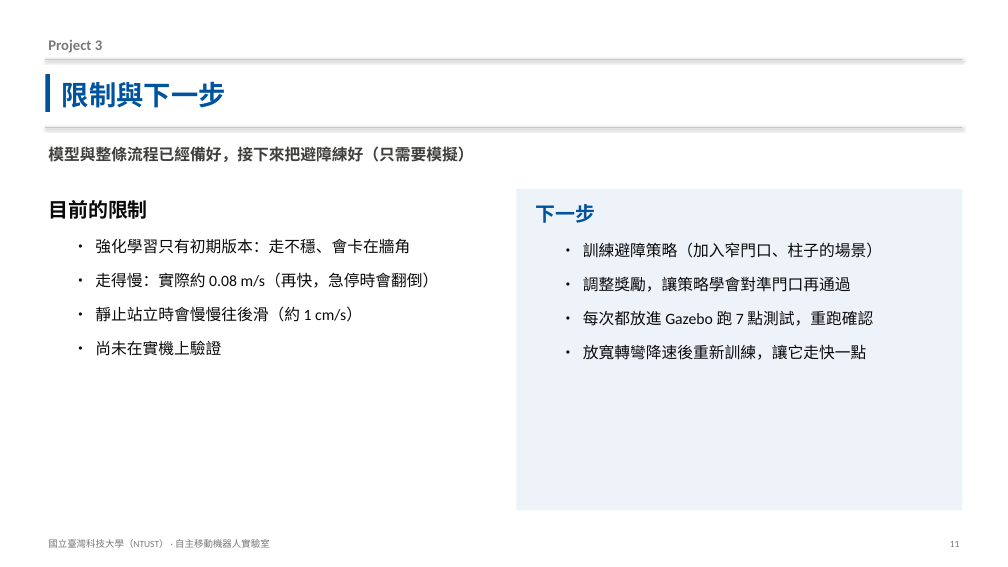
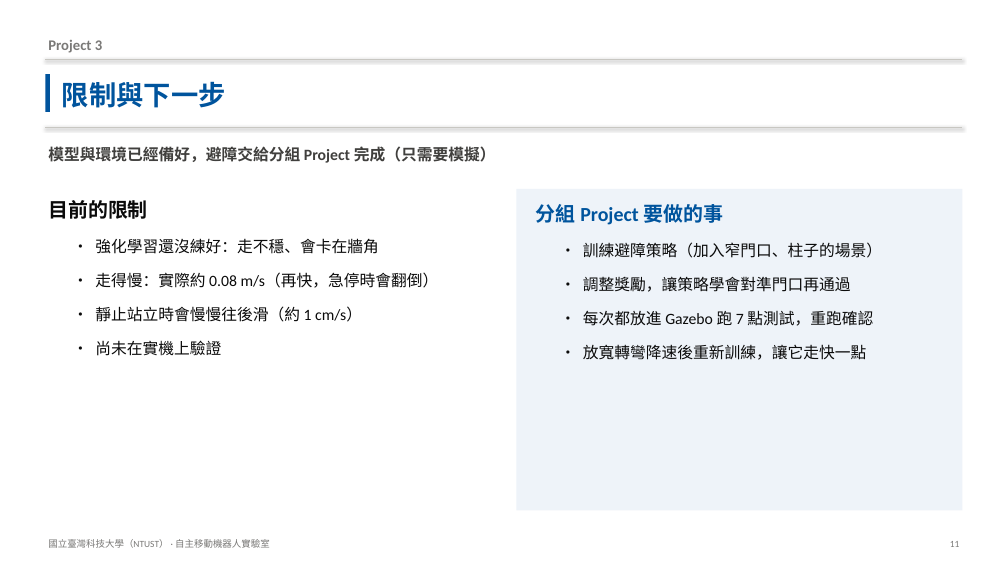
Before and after one commit to Anny1007/dogzilla-s1-sim, a slide deck: slide 11 of docs/DOGZILLA_專案簡報.pptx. Drawn at 1008x567 pixels with LibreOffice and Linux fonts; fonts in the diff are those of the drawing. Boxes give left, top, right and bottom in pixels: in the first picture for what was removed or moved away, otherwise in the second. Text is boxed around its words. In the diff, an @@ line names an element or a change of style, - is before the commit and + after.

```diff
--- a/docs/DOGZILLA_專案簡報.pptx
+++ b/docs/DOGZILLA_專案簡報.pptx
@@ text at <box>48,146,496,163</box>: text changed @@
-模型與整條流程已經備好，接下來把避障練好（只需要模擬）
+模型與環境已經備好，避障交給分組 Project 完成（只需要模擬）
@@ text at <box>536,204,723,225</box>: text changed @@
-下一步
+分組 Project 要做的事
@@ text at <box>95,238,378,254</box>: text changed @@
-• 強化學習只有初期版本：走不穩、會卡在牆角
+• 強化學習還沒練好：走不穩、會卡在牆角
```
Also in this commit, not shown: 2 other slides changed, 1 other file.
